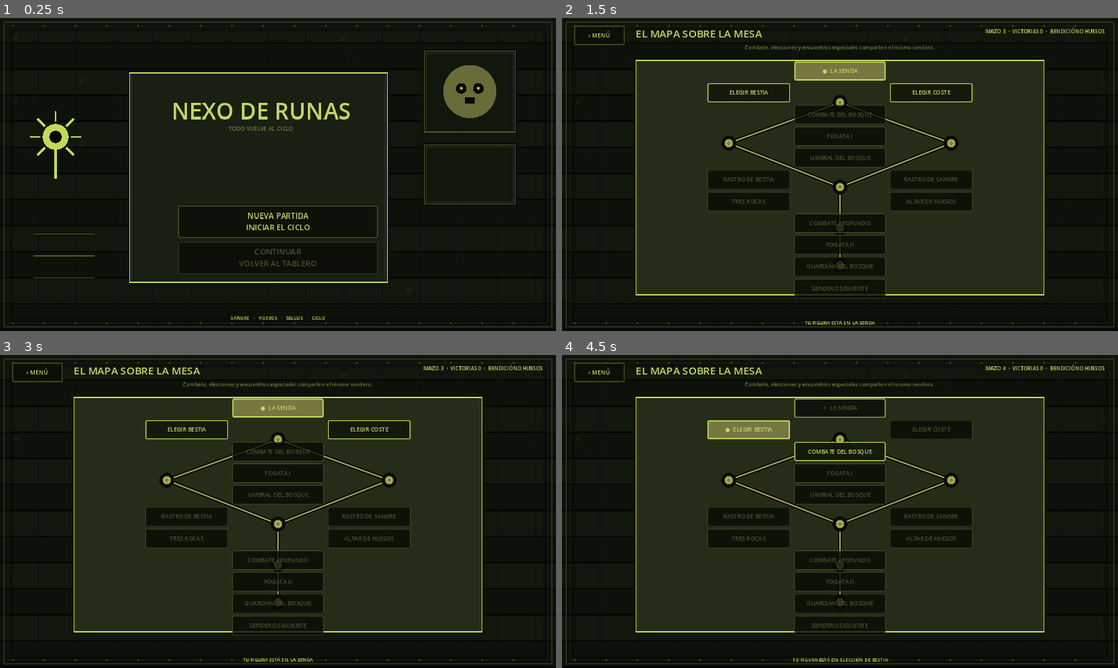
Above: before the commit, frames 1-4 (two rows, left to right).
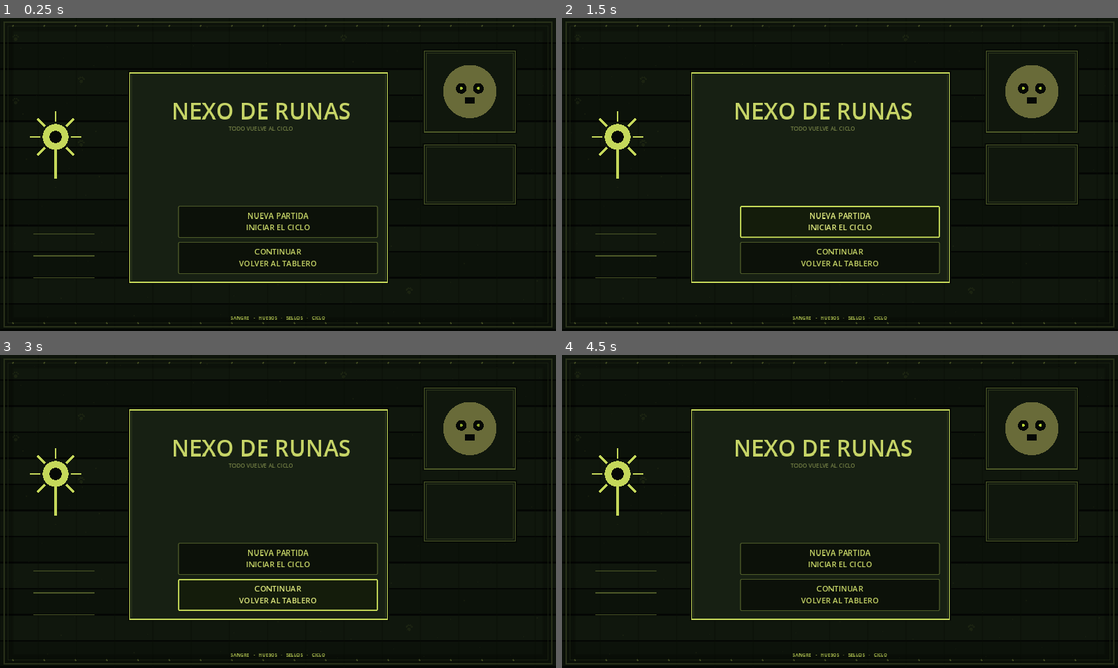
Above: after the commit, the same moments.

Repository: LoloscarPrr/Nexo-de-runas-v2
Game: Godot game, scene res://scenes/main.tscn
Same seed, same stepped clock (60 frames per second), same inputs: the game is played once before the commit and once after it.
Inputs (mouse positions are in pixels of both pictures, inside the frame that each line leads up to):
- Up to frame 1 (0.25 s): no input
- Up to frame 2 (1.5 s): click "NUEVA PARTIDA INICIAR EL CICLO" at 0.5 s; click (840, 221) at 1.25 s, where only the run after the commit has a clickable "NUEVA PARTIDA INICIAR EL CICLO"
- Up to frame 3 (3 s): click (38, 373) at 2 s, where only the run before the commit has a clickable "‹ MENÚ"; click "CONTINUAR VOLVER AL TABLERO" at 2.75 s
- Up to frame 4 (4.5 s): click (751, 430) at 3.5 s, where only the run before the commit has a clickable "ELEGIR BESTIA"; click (728, 489) at 4.27 s

The runs differ from the first frame. In frame 1, 0.4% of the frame differs, in the area x 32-68%, y 71-82%; in frame 2, 21%; in frame 3, 20%; in frame 4, 22%, in the area x 2-98%, y 2-98%.
Error after the commit: Parse Error: Could not resolve class "res://scripts/ui/immersive_campaign_view.gd". (res://scripts/ui/mockup_campaign_view.gd:1)

Commit message:
Allow touch inspection of sigils on cards in play

Diff:
--- a/scripts/ui/campaign_view.gd
+++ b/scripts/ui/campaign_view.gd
@@ -32,6 +32,7 @@
 var selected_sacrifices: Array[int] = []
 var selected_campfire_card_id := ""
 var selected_event_card_id := ""
+var inspected_card_id := ""
 
 func has_save() -> bool:
 	return CampaignSaveScript.exists()
@@ -326,11 +327,13 @@
 	if selected_hand_index == hand_index:
 		selected_hand_index = -1
 		selected_sacrifices.clear()
+		inspected_card_id = ""
 		battle_state.last_message = "Cancelaste la carta seleccionada."
 	else:
 		selected_hand_index = hand_index
 		selected_sacrifices.clear()
-		var card := CardCatalogScript.find_by_id(battle_state.hand[hand_index])
+		inspected_card_id = battle_state.hand[hand_index]
+		var card := battle_state.card_for_id(battle_state.hand[hand_index])
 		var blood_cost: int = battle_state.blood_cost_for(hand_index)
 		if blood_cost > 0:
 			battle_state.last_message = "%s exige %d sacrificio(s). Toca tus criaturas." % [str(card.get("name", "La carta")), blood_cost]
@@ -340,7 +343,12 @@
 
 func _on_player_lane_pressed(lane_index: int) -> void:
 	if selected_hand_index < 0:
-		battle_state.last_message = "Primero elige una carta de tu mano."
+		var unit = battle_state.player_lanes[lane_index]
+		if unit != null:
+			inspected_card_id = str(unit.get("id", ""))
+			battle_state.last_message = "Inspeccionando %s." % str(battle_state.card_for_id(inspected_card_id).get("name", "la carta"))
+		else:
+			battle_state.last_message = "Primero elige una carta de tu mano."
 		_render_battle()
 		return
 	var blood_cost: int = battle_state.blood_cost_for(selected_hand_index)
@@ -364,6 +372,18 @@
 	if battle_state.play_card(selected_hand_index, lane_index, selected_sacrifices):
 		selected_hand_index = -1
 		selected_sacrifices.clear()
+	_render_battle()
+
+func _inspect_enemy_lane(lane_index: int) -> void:
+	if battle_state == null or lane_index < 0 or lane_index >= battle_state.enemy_lanes.size():
+		return
+	var unit = battle_state.enemy_lanes[lane_index]
+	if unit == null:
+		return
+	inspected_card_id = str(unit.get("id", ""))
+	selected_hand_index = -1
+	selected_sacrifices.clear()
+	battle_state.last_message = "Inspeccionando %s." % str(battle_state.card_for_id(inspected_card_id).get("name", "la carta"))
 	_render_battle()
 
 func _cancel_sacrifices() -> void:
